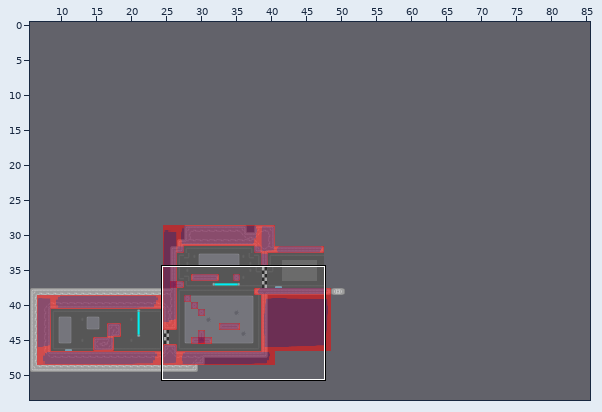
A Tiled map gets an edit: assets/levels/race.tmx. The picture above shows the old version from afar; the outline marks the close-up.
Close-up. Before the edit:
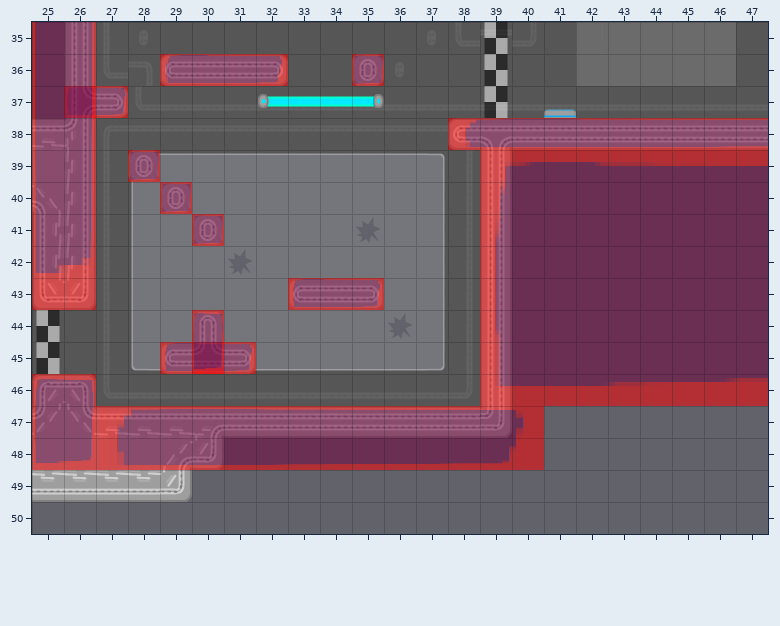
Cells are 64x64 px. Shown: x 25..47, y 35..50. The commit also changed other parts of the map, which this record leaves out. The old version is drawn lined up with the new one.
The same view after the edit:
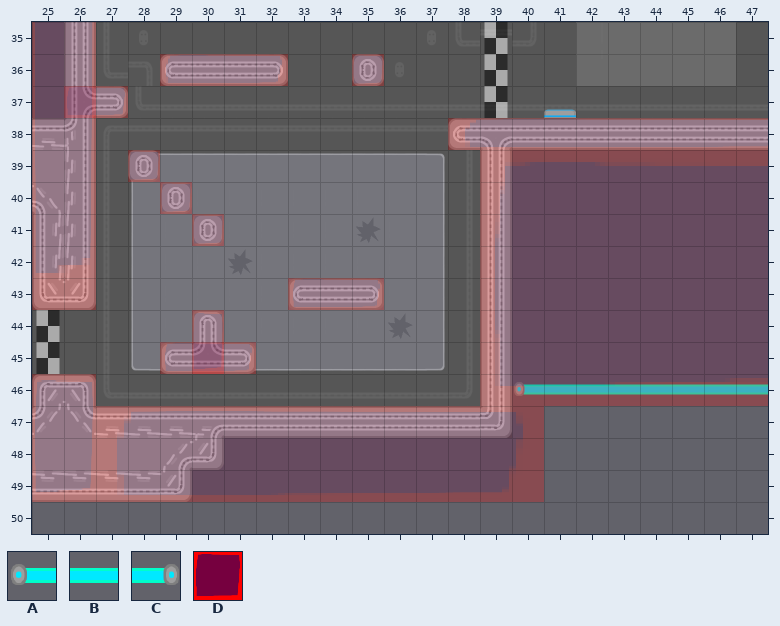
Key: from "alien": A 50, B 51, C 52, D 99.
_ is an empty cell.
Objects are placed by their top-left corner, in cells (3,4 is the top-left corner of cell 3,4); size is 1x1 cell unless given.
Changes in this commit:
map size 50x36 -> 84x54 cells (old content now starts at 0,15; both pictures use the new coordinates)
layer "collisions" opacity 52% -> 24%
Layer "lasers":
Tile A is added in row 46 at x 40.
Tile B is added in row 46 at x 41 to 47.
The author cleared tile A in row 37 at x 32.
The author cleared tile B in row 37 at x 33 to 34.
The author cleared tile C in row 37 at x 35.
Layer "collisions":
Object D at 25,46 size 2x3 becomes D at 25,46 size 2x4.
Object D at 27,47 size 14x2 becomes D at 27,47 size 14x3.
